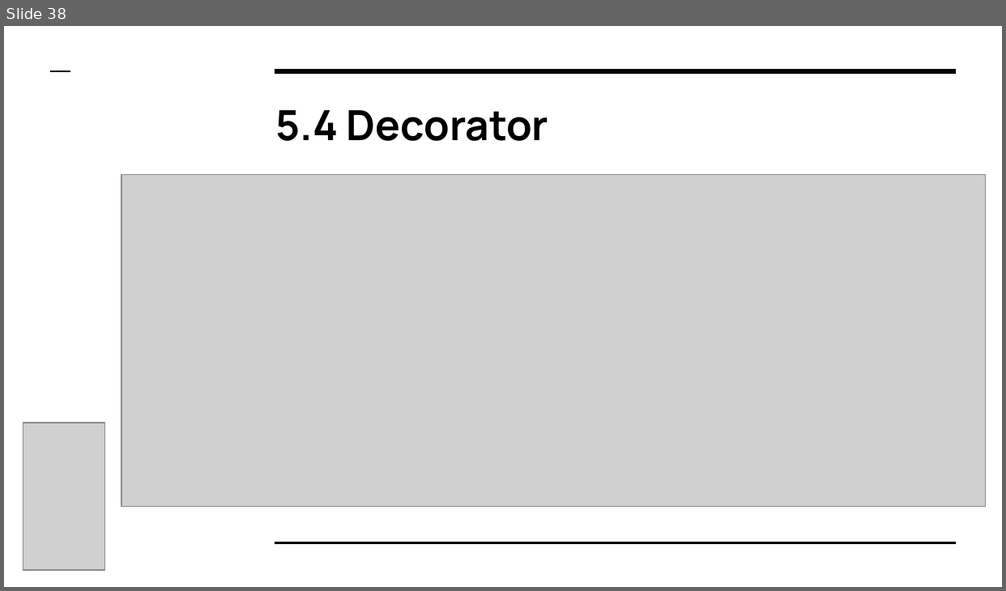
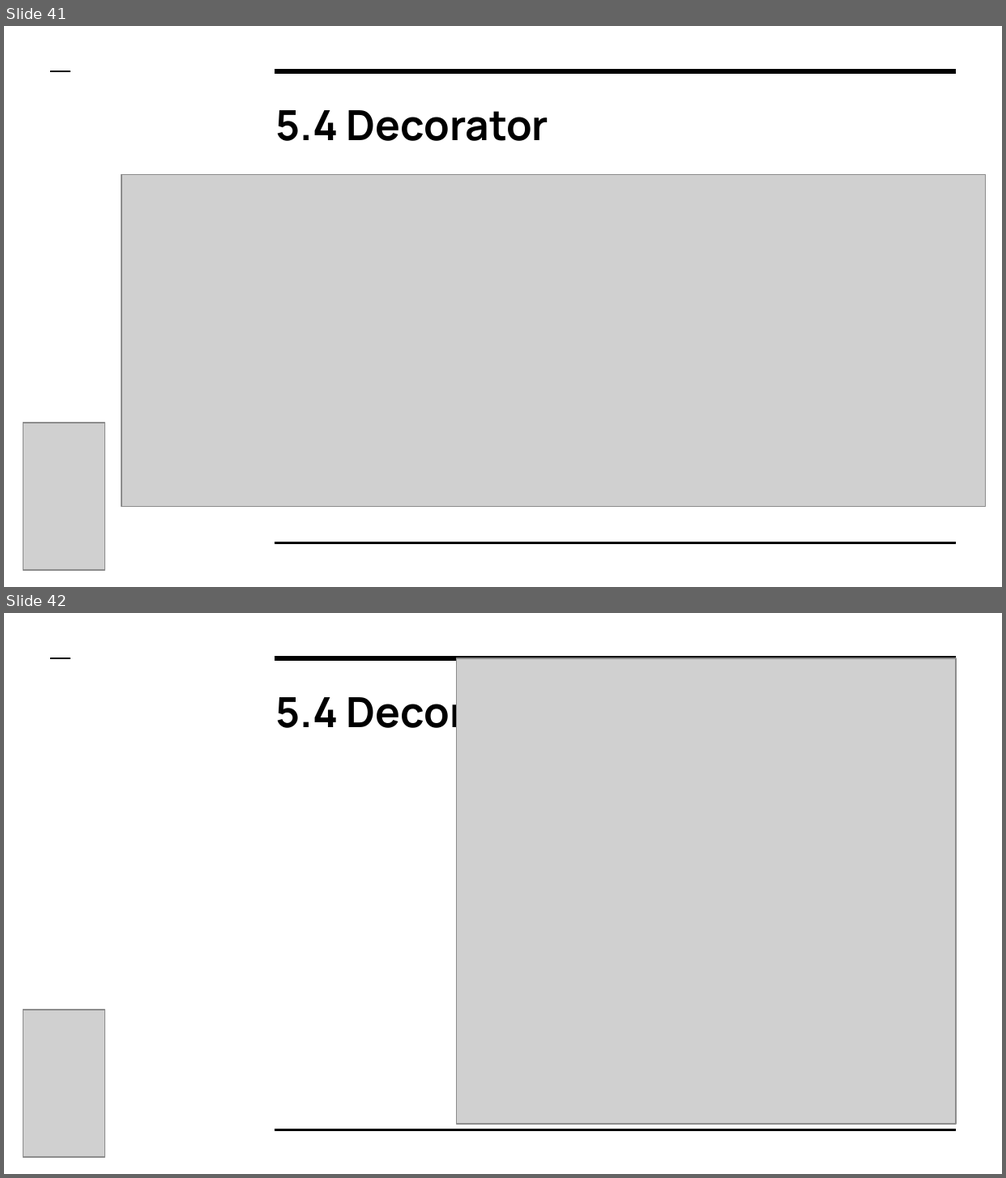
Before and after one commit to miguelbravo7/Exposicion_DP, a slide deck: Presentacion.pptx. Shown one above the other, each under a label of ours: slide 38 before the commit, slides 41 and 42 after it. The pictures are 1006x591 and 1006x1178 pixels, drawn with LibreOffice and Linux fonts; fonts in the diff are those of the drawing; grey boxes stand for pictures. Boxes give left, top, right and bottom in pixels: in the first picture for what was removed or moved away, otherwise in the second. Text is boxed around its words. In the diff, an @@ line names an element or a change of style, - is before the commit and + after.

```diff
--- a/Presentacion.pptx
+++ b/Presentacion.pptx
@@ slide 42 added at box(4, 613, 1002, 1174), background #FFFFFF; not listed: 3 template elements that a slide beside it also shows @@
@@ picture added at box(456, 658, 955, 1124) @@
@@ title added at box(276, 689, 549, 739), 30 pt, text #000000, bold @@
+5.4 Decorator
@@ picture added at box(23, 1010, 104, 1158) @@
@@ what was slide 38 is now slide 41 @@
```
Also in this commit, not shown: 6 slides changed, 8 other slides added.
